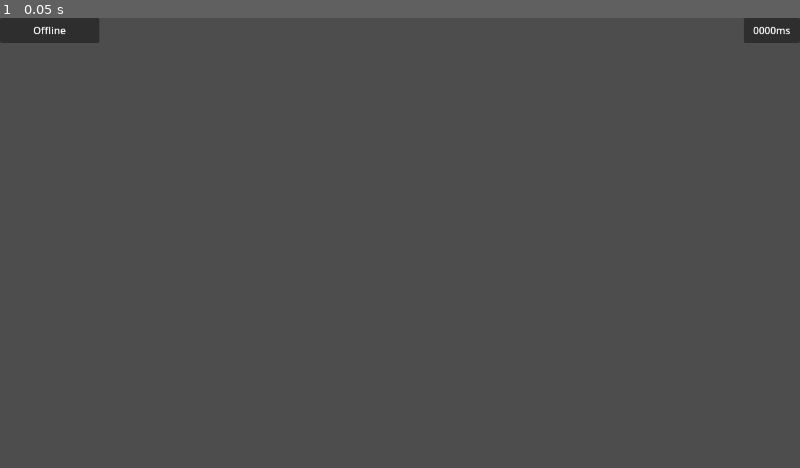
Above: before the commit, frame 1.
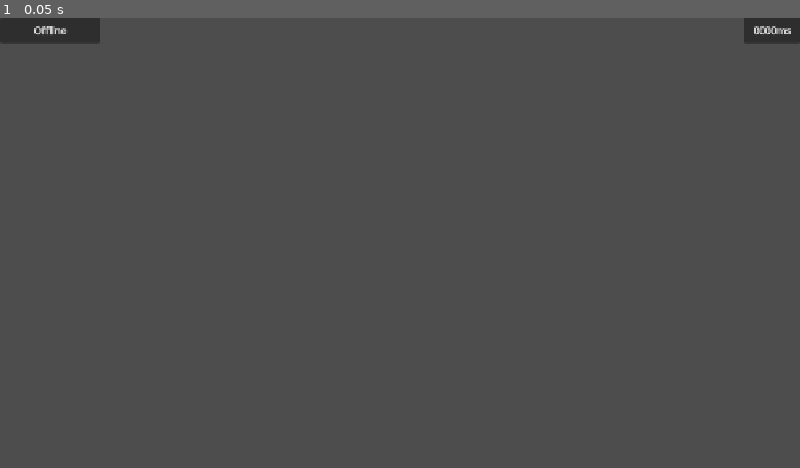
Above: after the commit, the same moment.

Repository: MuriloMJW/Bloom_Sky_Client_Godot
Game: Godot game, scene res://scenes/main.tscn
Same seed, same stepped clock (60 frames per second), same inputs: the game is played once before the commit and once after it.
Inputs:
- Up to frame 1 (0.05 s): no input

The runs differ from the first frame. In frame 1, 0.1% of the frame differs, in the area x 4-99%, y 0-4%.

Commit message:
Versão 3.5 prototype - 24/06/2025
Client
- Stretch Mode mudou para canvas_items
- Theme com Default Font Multichannel Signed Distance Field e Default font Hinting Normal
- LCD Subpixel Layout disabled
- Qualidade das fonts absurdamente melhorada
- Animação de morte
- Barra de HP melhorada
- Sonic
- Funções de atualização visuais no cliente (Update all visuals!!)
- Stretch Mode mudou para canvas_items
- Theme com Default Font Multichannel Signed Distance Field e Default font Hinting Normal
- LCD Subpixel Layout disabled
- Encapsulamento do Player com setters, tirando a necessidade de chamar funções de kill e take damage na main
- Animações rodando automaticamente pelo player

Servidor
- Envio de mais informações sobre dano e morte

Diff:
--- a/project.godot
+++ b/project.godot
@@ -19,13 +19,19 @@
 
 window/size/viewport_width=1280
 window/size/viewport_height=720
-window/stretch/mode="viewport"
+window/stretch/mode="canvas_items"
 
 [global_group]
 
 enemy=""
 bullet=""
 player=""
+
+[gui]
+
+theme/default_font_hinting=2
+theme/default_font_multichannel_signed_distance_field=true
+theme/lcd_subpixel_layout=0
 
 [input]
 
@@ -59,6 +65,11 @@
 "events": [Object(InputEventKey,"resource_local_to_scene":false,"resource_name":"","device":-1,"window_id":0,"alt_press …(191 unchanged characters)…
 ]
 }
+sonic_input={
+"deadzone": 0.2,
+"events": [Object(InputEventKey,"resource_local_to_scene":false,"resource_name":"","device":-1,"window_id":0,"alt_pressed":false,"shift_pressed":false,"ctrl_pressed":false,"meta_pressed":false,"pressed":false,"keycode":0,"physical_keycode":4194321,"key_label":0,"unicode":0,"location":0,"echo":false,"script":null)
+]
+}
 
 [rendering]
 
--- a/scenes/client.tscn
+++ b/scenes/client.tscn
@@ -41,7 +41,7 @@
 theme_override_font_sizes/normal_font_size = 14
 bbcode_enabled = true
 text = "PROTITPO DE ALGO
-Versão 0.0.0.0.0.2
+Versão Prototype 3.5
 "
 scroll_following = true
 
--- a/scenes/player.tscn
+++ b/scenes/player.tscn
@@ -10,6 +10,100 @@
 
 [sub_resource type="StyleBoxFlat" id="StyleBoxFlat_3vyb7"]
 bg_color = Color(0, 0.638685, 0.168088, 1)
+
+[sub_resource type="Animation" id="Animation_g2els"]
+length = 0.001
+tracks/0/type = "value"
+tracks/0/imported = false
+tracks/0/enabled = true
+tracks/0/path = NodePath(".:scale")
+tracks/0/interp = 1
+tracks/0/loop_wrap = true
+tracks/0/keys = {
+"times": PackedFloat32Array(0),
+"transitions": PackedFloat32Array(1),
+"update": 0,
+"values": [Vector2(1, 1)]
+}
+tracks/1/type = "value"
+tracks/1/imported = false
+tracks/1/enabled = true
+tracks/1/path = NodePath(".:rotation")
+tracks/1/interp = 1
+tracks/1/loop_wrap = true
+tracks/1/keys = {
+"times": PackedFloat32Array(0),
+"transitions": PackedFloat32Array(1),
+"update": 0,
+"values": [0.0]
+}
+
+[sub_resource type="Animation" id="Animation_3vyb7"]
+resource_name = "damage_anim"
+length = 2.0
+tracks/0/type = "value"
+tracks/0/imported = false
+tracks/0/enabled = true
+tracks/0/path = NodePath(".:scale")
+tracks/0/interp = 1
+tracks/0/loop_wrap = true
+tracks/0/keys = {
+"times": PackedFloat32Array(0, 1, 2),
+"transitions": PackedFloat32Array(1, 1, 1),
+"update": 0,
+"values": [Vector2(1, 1), Vector2(0.5, 0.5), Vector2(0.1, 0.1)]
+}
+tracks/1/type = "value"
+tracks/1/imported = false
+tracks/1/enabled = true
+tracks/1/path = NodePath(".:rotation")
+tracks/1/interp = 1
+tracks/1/loop_wrap = true
+tracks/1/keys = {
+"times": PackedFloat32Array(0, 1, 2),
+"transitions": PackedFloat32Array(1, 1, 1),
+"update": 0,
+"values": [0.0, 3.14159, 5.92365]
+}
+tracks/2/type = "method"
+tracks/2/imported = false
+tracks/2/enabled = true
+tracks/2/path = NodePath(".")
+tracks/2/interp = 1
+tracks/2/loop_wrap = true
+tracks/2/keys = {
+"times": PackedFloat32Array(),
+"transitions": PackedFloat32Array(),
+"values": []
+}
+
+[sub_resource type="Animation" id="Animation_qhqgy"]
+resource_name = "idle_anim"
+
+[sub_resource type="Animation" id="Animation_dqkch"]
+resource_name = "sonic"
+length = 0.2
+loop_mode = 1
+tracks/0/type = "value"
+tracks/0/imported = false
+tracks/0/enabled = true
+tracks/0/path = NodePath(".:rotation")
+tracks/0/interp = 1
+tracks/0/loop_wrap = true
+tracks/0/keys = {
+"times": PackedFloat32Array(0, 0.1, 0.2),
+"transitions": PackedFloat32Array(1, 1, 1),
+"update": 0,
+"values": [0.0, 3.14159, 6.27795]
+}
+
+[sub_resource type="AnimationLibrary" id="AnimationLibrary_qhqgy"]
+_data = {
+&"RESET": SubResource("Animation_g2els"),
+&"death_anim": SubResource("Animation_3vyb7"),
+&"idle_anim": SubResource("Animation_qhqgy"),
+&"sonic": SubResource("Animation_dqkch")
+}
 
 [node name="Player" type="Area2D" groups=["player"]]
 script = ExtResource("1_4flbx")
@@ -32,10 +126,20 @@
 shape = SubResource("RectangleShape2D_4flbx")
 
 [node name="username" type="Label" parent="."]
+anchors_preset = 8
+anchor_left = 0.5
+anchor_top = 0.5
+anchor_right = 0.5
+anchor_bottom = 0.5
 offset_left = -20.0
-offset_top = -12.0
+offset_top = -17.4479
 offset_right = 20.0
-offset_bottom = 11.0
+offset_bottom = 17.4479
+grow_horizontal = 2
+grow_vertical = 2
+theme_override_colors/font_outline_color = Color(0, 0, 0, 1)
+theme_override_constants/outline_size = 10
+theme_override_font_sizes/font_size = 25
 text = "10"
 horizontal_alignment = 1
 
@@ -49,5 +153,10 @@
 value = 50.0
 show_percentage = false
 
+[node name="AnimationPlayer" type="AnimationPlayer" parent="."]
+libraries = {
+&"": SubResource("AnimationLibrary_qhqgy")
+}
+
 [connection signal="area_entered" from="." to="." method="_on_area_entered"]
 [connection signal="body_entered" from="." to="." method="_on_body_entered"]
--- a/scripts/client.gd
+++ b/scripts/client.gd
@@ -7,24 +7,24 @@
 signal other_player_moved(other_player_x, other_player_y, other_player_id)
 signal player_shoot()
 signal player_damaged(damaged_id, player_damager_id, damage, player_hp)
-signal player_killed(killed_id)
+signal player_killed(killed_id, player_damaged_id, player_damager_id, damage, player_is_alive, player_hp)
 signal player_respawned(player_respawned_id, player_respawned_x, player_respawned_y)
 signal other_player_shoot(other_player_id)
 signal player_changed_team(player_changed_team_id)
-
-var websocket_url = "ws://127.0.0.1:9913"
-#var websocket_url = "wss://3ae453be-0bb5-4226-9e4d-e6a65193784a-00-2juxj2mj683q2.janeway.replit.dev/"
-#var websocket_url = "ws://127.0.0.1:8080"
-
-var socket := WebSocketPeer.new()
-var last_state = WebSocketPeer.STATE_CLOSED
-var my_id = -1
 
 @onready var chat_screen = $Control/VBoxContainer
 @onready var input_chat = $Control/VBoxContainer/Input
 @onready var output_chat = $Control/VBoxContainer/OutputContainer/MarginContainer/Output
 @onready var status_screen = $Control/PanelContainer/Status
 @onready var ping_screen = $Control/PanelContainer2/Ping
+
+var websocket_url = "ws://127.0.0.1:9913"
+#var websocket_url = "wss://3ae453be-0bb5-4226-9e4d-e6a65193784a-00-2juxj2mj683q2.janeway.replit.dev/"
+#var websocket_url = "ws://127.0.0.1:8080"
+
+var socket := WebSocketPeer.new()
+var last_state = WebSocketPeer.STATE_CLOSED
+var my_id = -1
 
 enum Network {
 	# Client -> Server
@@ -169,7 +169,6 @@
 
 		Network.PLAYER_CHANGED_TEAM:
 			_handle_player_changed_team(buffer)
-
 
 		Network.CHAT_RECEIVED:
 			_handle_chat_received(buffer)
@@ -332,8 +331,12 @@
 
 func _handle_player_killed(buffer):
 	print("===PLAYER KILLED===")
-	var player_killed_id = 	buffer.read_u8()
-	emit_signal("player_killed", player_killed_id)
+	var player_damaged_id = buffer.read_u8()
+	var player_damager_id = buffer.read_u8()
+	var damage = buffer.read_u8()
+	var player_is_alive = buffer.read_u8()
+	var player_hp = buffer.read_u8()
+	emit_signal("player_killed", player_damaged_id, player_damager_id, damage, player_is_alive, player_hp)
 
 func _handle_player_respawned(buffer):
 	print("===PLAYER RESPAWNED===")
--- a/scripts/main_game.gd
+++ b/scripts/main_game.gd
@@ -88,11 +88,17 @@
 
 
 func _on_client_player_damaged(damaged_id: Variant, damager_id: Variant, damage: Variant, player_hp: Variant) -> void:
-	players_connected[damaged_id].take_damage(damager_id, damage, player_hp)
+	players_connected[damaged_id].hp = player_hp
+	players_connected[damaged_id].take_damage()
 
 
-func _on_client_player_killed(killed_id: Variant) -> void:
-	players_connected[killed_id].kill()
+
+func _on_client_player_killed(killed_id: Variant, damager_id: Variant, damage: Variant, player_is_alive, player_hp: Variant) -> void:
+	players_connected[killed_id].hp = player_hp
+	players_connected[killed_id].is_alive = player_is_alive
+
+	# Não descartei a ideia de chamar animações por aqui
+
 
 
 func _on_client_player_respawned(player_respawned_id: Variant, player_respawned_x: Variant, player_respawned_y: Variant) -> void:
--- a/scripts/player.gd
+++ b/scripts/player.gd
@@ -6,23 +6,53 @@
 signal respawn_pressed(id)
 signal change_team_pressed()
 
+@onready var username_label = $username
+@onready var hp_bar = $ProgressBar
+@onready var hp_bar_style_box: StyleBoxFlat
+@onready var box = $ColorRect
+@onready var collision_shape = $CollisionShape2D
+@onready var animation = $AnimationPlayer
+
 var bullet_scene = load("res://scenes/bullet.tscn")
 
-var id
-var start_x
-var start_y
-
-var is_my_player = false
-var team = ""
-var team_id = -1
-var is_team_up = false
-
-var is_alive = false
-var hp = -1
-
-var can_move = true
-
-var shoot_damage = 20
+var id: int
+var start_x: int
+var start_y: int
+
+var is_my_player: bool
+var team: String
+var team_id: int
+var is_team_up: bool
+
+var is_alive : bool:		set = set_is_alive
+var hp : int:	set = set_hp
+
+
+
+var shoot_damage := 20
+
+# --- Variáveis de Animação
+var is_dying: bool = false
+
+
+func set_is_alive(value):
+	if(self.is_alive == value):
+		return
+
+	is_alive = value
+	if(is_node_ready()):
+		if(!is_alive):
+			self.kill()
+		update_all_visuals()
+
+
+func set_hp(value):
+	hp = value
+
+	# Se a barra de HP já está instanciada
+	if(is_node_ready()):
+		update_hp_visual()
+
 
 func setup(player_data):
 	self.id = player_data.id
@@ -38,25 +68,21 @@
 # se falso, can_move = false, etc
 
 func _ready():
-	#is_alive = true
-	$CollisionShape2D.disabled = false
-	$ColorRect.show()
-	$username.show()
-	$username.text = str(id)
-	$ProgressBar.show()
-	$ProgressBar.value = self.hp
-
-	if(team == "SKY"):
-		#$username.add_theme_color_override("font_color", Color.AQUA)
-		$ColorRect.color = Color.from_rgba8(99, 255, 255, 255)
-		is_team_up = true
-	else: # BLOOM
-		#$username.add_theme_color_override("font_color", Color.DEEP_PINK)
-		$ColorRect.color = Color.from_rgba8(255, 102, 250, 255)
-		is_team_up = false
-
-	if(is_alive == false):
-		kill()
+	collision_shape.disabled = false
+	box.show()
+	username_label.show()
+	username_label.text = str(id)
+
+	# O StyleBox é um resource e resource é compartilhada entre os jogadores.
+	# Para evitar que todos usem o mesmo stylebox, e criamos uma cópia única
+	# dele apenas para este jogador.
+	var shared_style_box = hp_bar.get_theme_stylebox("fill")
+	self.hp_bar_style_box = shared_style_box.duplicate()
+	hp_bar.add_theme_stylebox_override("fill", self.hp_bar_style_box)
+
+	update_hp_visual()
+	update_team_visual()
+	update_is_alive_visual()
 
 func _process(delta):
 	#var player_position = Vector2(get_global_mouse_position().x,  start_y)
@@ -79,6 +105,9 @@
 
 		if(Input.is_action_just_pressed("change_team_input")):
 			emit_signal("change_team_pressed")
+
+		if(Input.is_action_just_pressed("sonic_input")):
+			animation.play("sonic")
 
 	if(is_my_player and !is_alive and Input.is_action_just_pressed("respawn_input")):
 		#respawn(position.x, position.y)
@@ -94,7 +123,7 @@
 	# Status de Combate
 	print("HP: ", self.hp, " | Está Vivo? ", self.is_alive)
 	# Status Gerais do Jogador
-	print("É o meu jogador local? ", self.is_my_player, " | Pode se mover? ", self.can_move)
+	print("É o meu jogador local? ", self.is_my_player)
 	print("===================")
 
 
@@ -104,53 +133,87 @@
 		bullet.position = position
 		bullet.is_moving_up = is_team_up
 		bullet.shooter_id = id
+		if(animation.current_animation == "sonic"):
+			bullet.rotation = self.rotation
+			#bullet.direction = Vector2.UP.rotated(global_rotation)
 		get_parent().add_child(bullet)
 
 
 func _on_area_entered(area: Area2D) -> void:
 
-	if(is_my_player and area.is_in_group("bullet") and area.shooter_id != id):
+	if(is_my_player and area.is_in_group("bullet") and area.shooter_id != id and self.hp > 0):
 		print("====GOT HIT====")
 		print(hp)
 		emit_signal("damage_report", id, area.shooter_id, shoot_damage)
 
-func take_damage(damager_id, damage, player_hp):
-	self.hp = player_hp
-	$ProgressBar.value = self.hp
-
-func kill():
-	#set_process(false)
-	self.hp = 0 # Não pode
-	is_alive = false # Não pode
-	$CollisionShape2D.disabled = true
-	$ColorRect.hide()
-	$username.hide()
-	$ProgressBar.value = self.hp
-	$ProgressBar.hide()
-
+
+func take_damage():
+	pass
 
 func respawn(x, y):
 	#set_process(true)
 	self.hp = 100 # Não pode
 	is_alive = true # Não pode
-	$CollisionShape2D.disabled = false
-	$ColorRect.show()
-	$username.show()
+
+	animation.play("RESET")
+	collision_shape.disabled = false
+	box.show()
+	username_label.show()
+	username_label.text = str(id)
 	position.x = x
 	position.y = y
-	$ProgressBar.value = self.hp
-	$ProgressBar.show()
+	update_hp_visual()
 
 func change_team():
 	team_id = 1 if team_id == 0 else 0 # Não pode
-
 	team = "SKY" if team_id == 0 else "BLOOM" # Não pode
-
+	update_team_visual()
+
+func kill():
+
+	is_dying = true
+	animation.play("death_anim")
+
+
+func update_is_alive_visual():
+	if(is_dying):
+		await animation.animation_finished
+
+	if(self.is_alive):
+		collision_shape.disabled = false
+		box.show()
+		username_label.show()
+	else:
+		collision_shape.disabled = true
+		box.hide()
+		username_label.hide()
+
+func update_hp_visual():
+	hp_bar.value = self.hp
+
+	if(self.is_alive):
+		hp_bar.show()
+	else:
+		hp_bar.hide()
+
+	if(self.hp > 50):
+		hp_bar_style_box.bg_color = Color.GREEN
+	elif(self.hp > 20):
+		hp_bar_style_box.bg_color = Color.YELLOW
+	else:
+		hp_bar_style_box.bg_color = Color.RED
+
+func update_team_visual():
 	if(team == "SKY"):
 		#$username.add_theme_color_override("font_color", Color.AQUA)
-		$ColorRect.color = Color.from_rgba8(99, 255, 255, 255)
+		box.color = Color.from_rgba8(99, 255, 255, 255)
 		is_team_up = true
 	else: # BLOOM
 		#$username.add_theme_color_override("font_color", Color.DEEP_PINK)
-		$ColorRect.color = Color.from_rgba8(255, 102, 250, 255)
+		box.color = Color.from_rgba8(255, 102, 250, 255)
 		is_team_up = false
+
+func update_all_visuals():
+	update_hp_visual()
+	update_team_visual()
+	update_is_alive_visual()
Not shown: 1 places in scenes/player.tscn that only renumber resources
